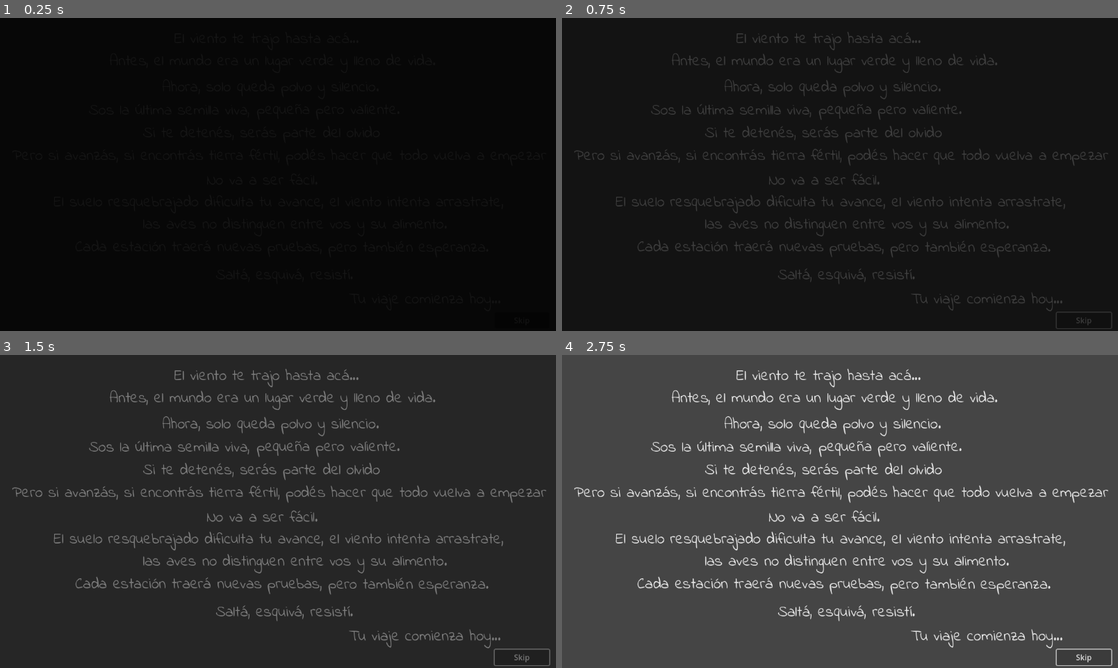
Above: before the commit, frames 1-4 (two rows, left to right).
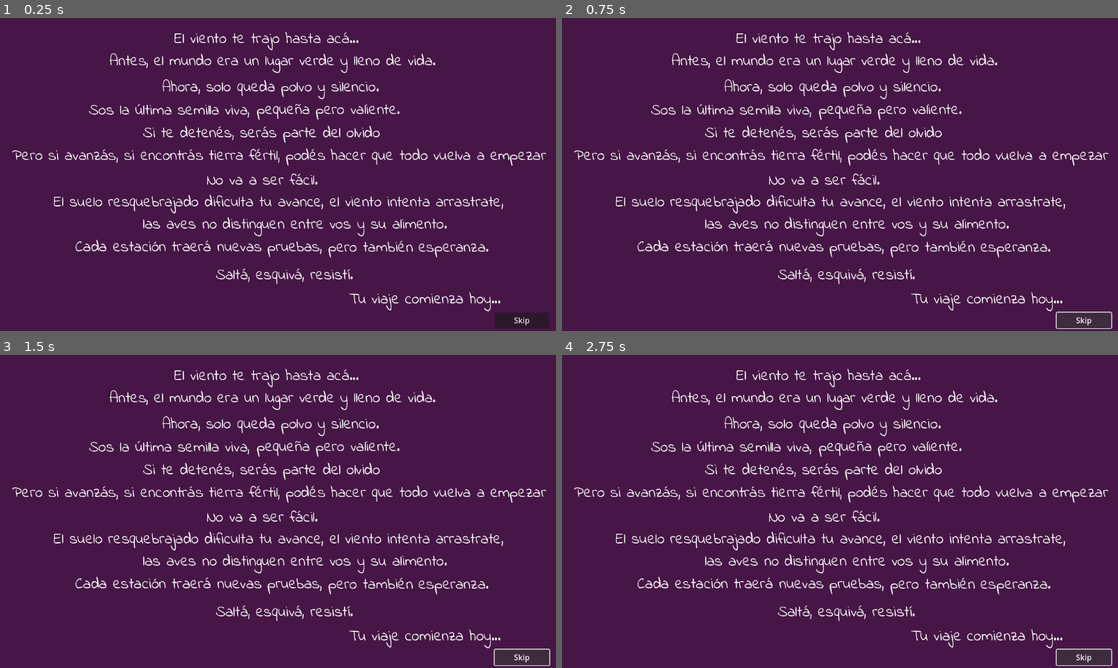
Above: after the commit, the same moments.

Repository: eliasescalante/the_seed
Game: Godot game, scene res://src/scenes/lore.tscn
Same seed, same stepped clock (60 frames per second), same inputs: the game is played once before the commit and once after it. This scene is started directly instead of the project's main scene.
Inputs:
- Up to frame 1 (0.25 s): no input
- Up to frame 2 (0.75 s): click "Skip" at 0.5 s
- Up to frame 3 (1.5 s): click "Skip" at 1.25 s
- Up to frame 4 (2.75 s): click "Skip" at 2 s

The runs differ from the first frame. In frame 1, 100% of the frame differs, in the area x 0-100%, y 0-100%; in frame 2, 100%; in frame 3, 100%; in frame 4, 94%.

Commit message:
arreglo al readme y lore

Diff:
--- a/src/scenes/lore.tscn
+++ b/src/scenes/lore.tscn
@@ -58,6 +58,21 @@
 [sub_resource type="LabelSettings" id="LabelSettings_qfyn6"]
 font = ExtResource("1_oy2y4")
 font_size = 32
+
+[sub_resource type="Animation" id="Animation_oy2y4"]
+length = 0.001
+tracks/0/type = "value"
+tracks/0/imported = false
+tracks/0/enabled = true
+tracks/0/path = NodePath("Curtains:color")
+tracks/0/interp = 1
+tracks/0/loop_wrap = true
+tracks/0/keys = {
+"times": PackedFloat32Array(0),
+"transitions": PackedFloat32Array(1),
+"update": 0,
+"values": [Color(0.00566115, 0.00566115, 0.00566115, 1)]
+}
 
 [sub_resource type="Animation" id="Animation_bxj0g"]
 resource_name = "intro"
@@ -75,21 +90,6 @@
 "values": [Color(0.00566115, 0.00566115, 0.00566115, 1), Color(0.00392157, 0.00392157, 0.00392157, 0)]
 }
 
-[sub_resource type="Animation" id="Animation_oy2y4"]
-length = 0.001
-tracks/0/type = "value"
-tracks/0/imported = false
-tracks/0/enabled = true
-tracks/0/path = NodePath("Curtains:color")
-tracks/0/interp = 1
-tracks/0/loop_wrap = true
-tracks/0/keys = {
-"times": PackedFloat32Array(0),
-"transitions": PackedFloat32Array(1),
-"update": 0,
-"values": [Color(0.00566115, 0.00566115, 0.00566115, 1)]
-}
-
 [sub_resource type="AnimationLibrary" id="AnimationLibrary_8p7go"]
 _data = {
 &"RESET": SubResource("Animation_oy2y4"),
@@ -98,6 +98,20 @@
 
 [node name="Lore" type="Node2D"]
 script = ExtResource("1_8p7go")
+
+[node name="Ui" type="Node2D" parent="."]
+
+[node name="Bacground" type="ColorRect" parent="Ui"]
+offset_right = 1156.0
+offset_bottom = 652.0
+color = Color(0.278431, 0.0901961, 0.278431, 1)
+
+[node name="Skip" type="Button" parent="Ui"]
+offset_left = 1025.0
+offset_top = 610.0
+offset_right = 1138.0
+offset_bottom = 642.0
+text = "Skip"
 
 [node name="Text" type="Node2D" parent="."]
 
@@ -213,16 +227,8 @@
 text = "Tu viaje comienza hoy..."
 label_settings = SubResource("LabelSettings_qfyn6")
 
-[node name="Ui" type="Node2D" parent="."]
-
-[node name="Skip" type="Button" parent="Ui"]
-offset_left = 1025.0
-offset_top = 610.0
-offset_right = 1138.0
-offset_bottom = 642.0
-text = "Skip"
-
 [node name="Curtains" type="ColorRect" parent="."]
+visible = false
 offset_right = 1159.0
 offset_bottom = 652.0
 mouse_filter = 2
Not shown, changed: README.md
